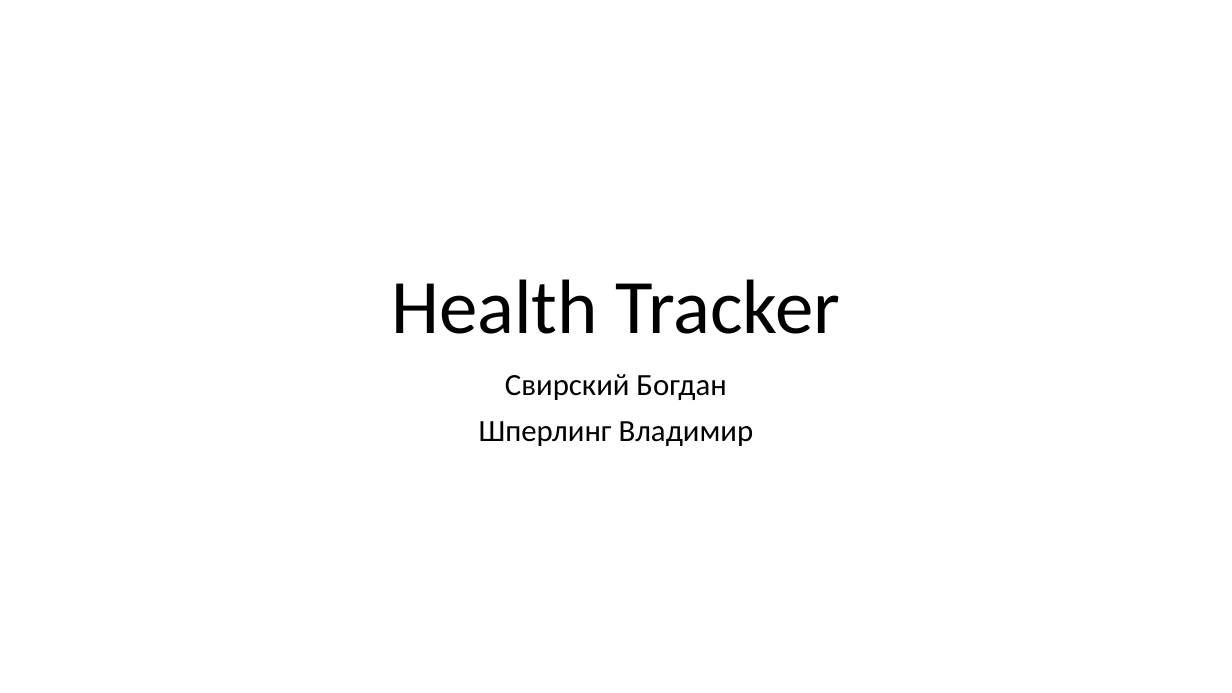
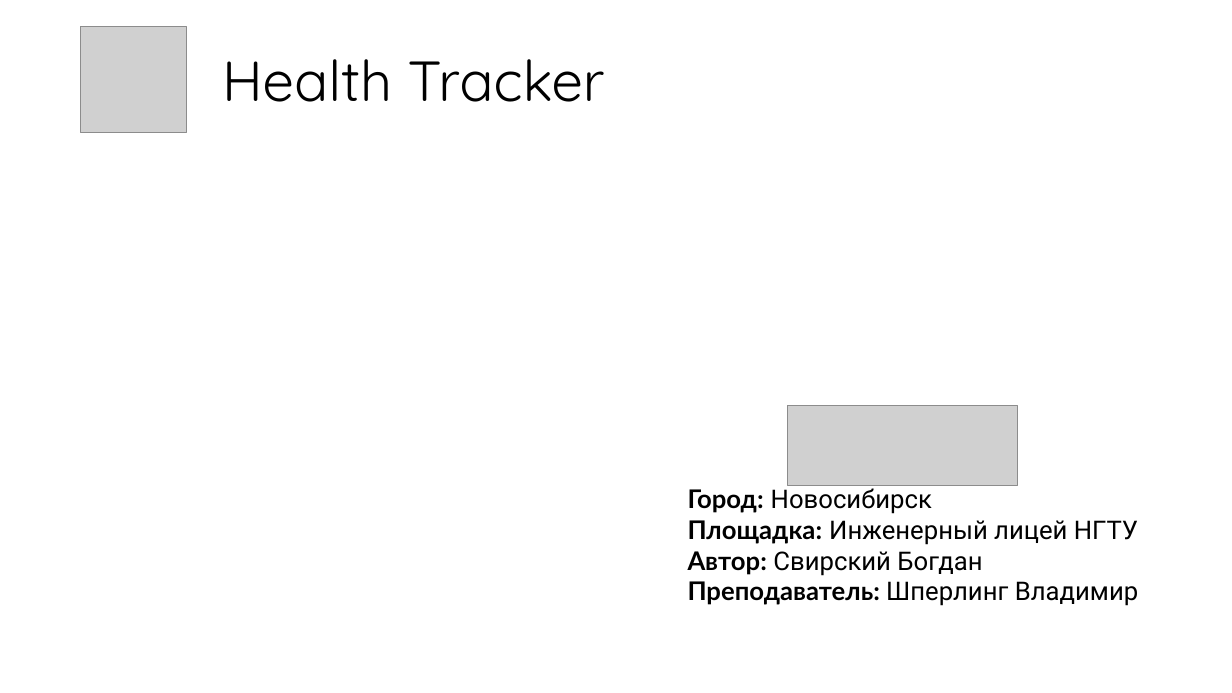
Before and after one commit to Vova-SH/SamsungGraduationWorks, a slide deck: slide 1 of 2023/Projects/Свирский Богдан/Health.Tracker.pptx. Drawn at 1232x693 pixels with LibreOffice and Linux fonts; fonts in the diff are those of the drawing; grey boxes stand for pictures. Boxes give left, top, right and bottom in pixels: in the first picture for what was removed or moved away, otherwise in the second. Text is boxed around its words. In the diff, an @@ line names an element or a change of style, - is before the commit and + after.

```diff
--- a/2023/Projects/Свирский Богдан/Health.Tracker.pptx
+++ b/2023/Projects/Свирский Богдан/Health.Tracker.pptx
@@ picture added at box(80, 26, 187, 132) @@
@@ text "Health Tracker": place and size @@
-text "Health Tracker" at box(391, 279, 841, 334)
+text "Health Tracker" at box(222, 59, 605, 102)
@@ text "Health Tracker" at box(222, 59, 605, 102): size 60 to 44 pt, font Calibri to Quicksand; alignment centre to left; line spacing 0.9 to 1; vertical alignment bottom to top @@
@@ subtitle removed at box(479, 374, 754, 446) @@
-Свирский Богдан
-Шперлинг Владимир
@@ picture added at box(788, 406, 1018, 486) @@
@@ text added at box(688, 485, 1138, 606), 20 pt, text #000000 @@
+Город: Новосибирск
+Площадка: Инженерный лицей НГТУ
+Автор: Свирский Богдан
+Преподаватель: Шперлинг Владимир
```
Also in this commit, not shown: 8 slides added, 3 slides removed, 33 other files.
